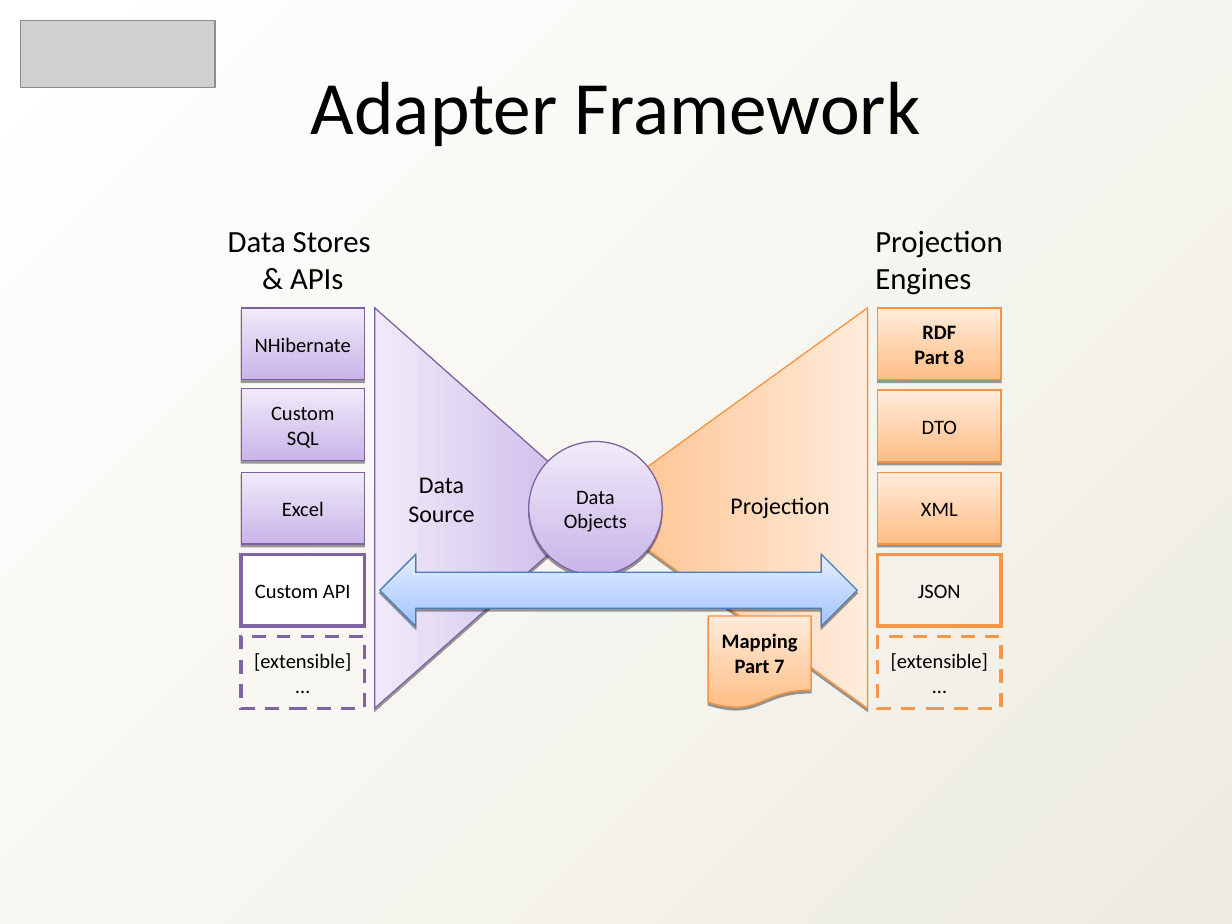
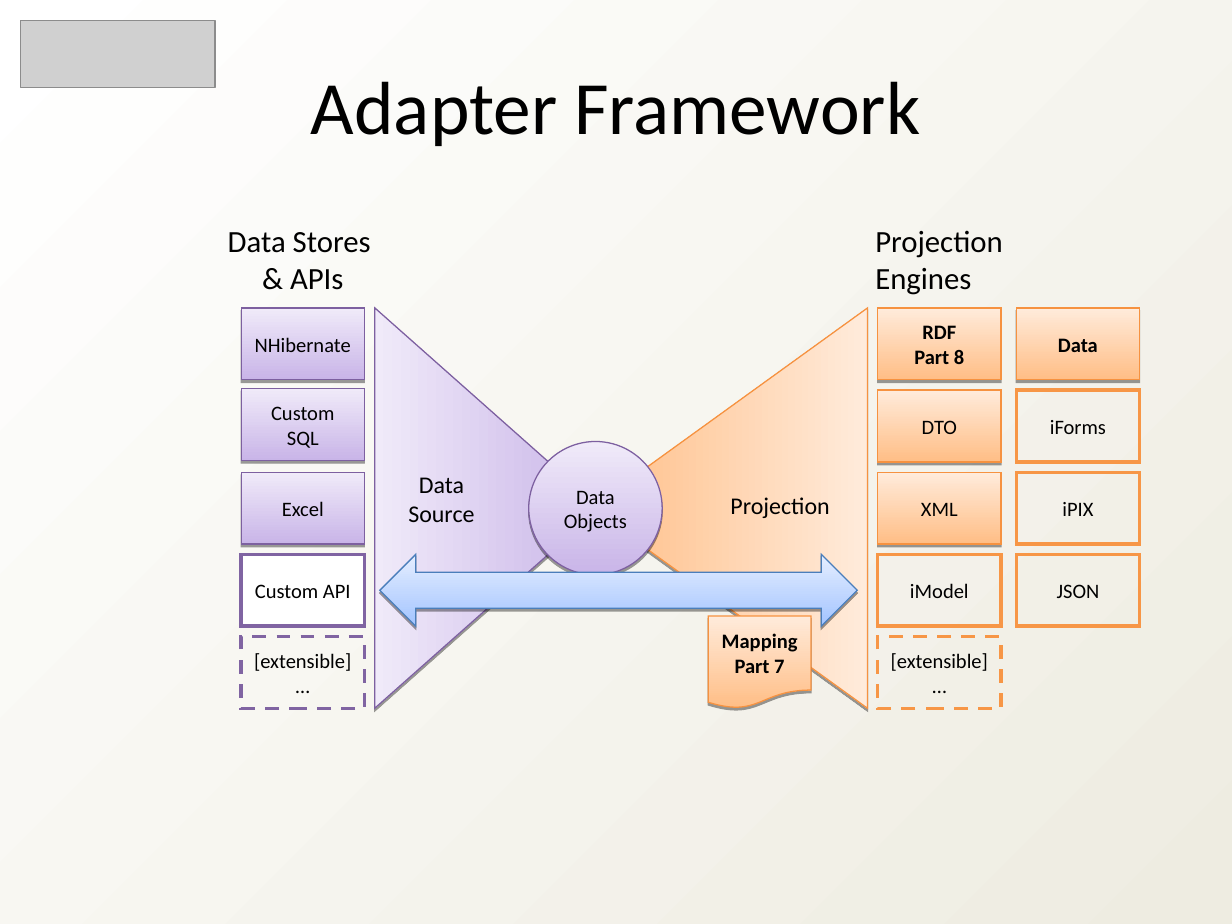
Before and after one commit to heyena/iring-tools, a slide deck: slide 10 of trunk/Documentation/iRINGTools_Overview_v2.1.0.ppt. Drawn at 1232x924 pixels with LibreOffice and Linux fonts; fonts in the diff are those of the drawing; grey boxes stand for pictures. Boxes give left, top, right and bottom in pixels: in the first picture for what was removed or moved away, otherwise in the second. Text is boxed around its words. In the diff, an @@ line names an element or a change of style, - is before the commit and + after.

```diff
--- a/trunk/Documentation/iRINGTools_Overview_v2.1.0.ppt
+++ b/trunk/Documentation/iRINGTools_Overview_v2.1.0.ppt
@@ group added at [878, 308, 1140, 626]: 4 rectangles @@
+iModel
+Data
+iForms
+iPIX
@@ rectangle "JSON": place and size @@
-rectangle "JSON" at [878, 554, 1002, 626]
+rectangle "JSON" at [1016, 554, 1140, 626]
```
Also in this commit, not shown: 2 other slides changed, 4 other files.
